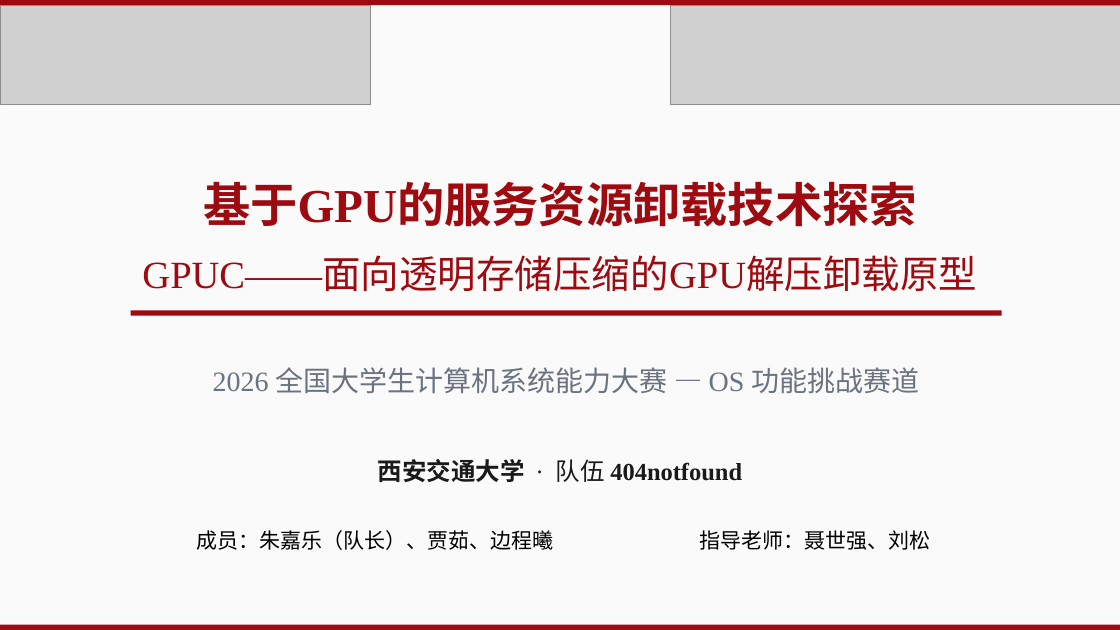
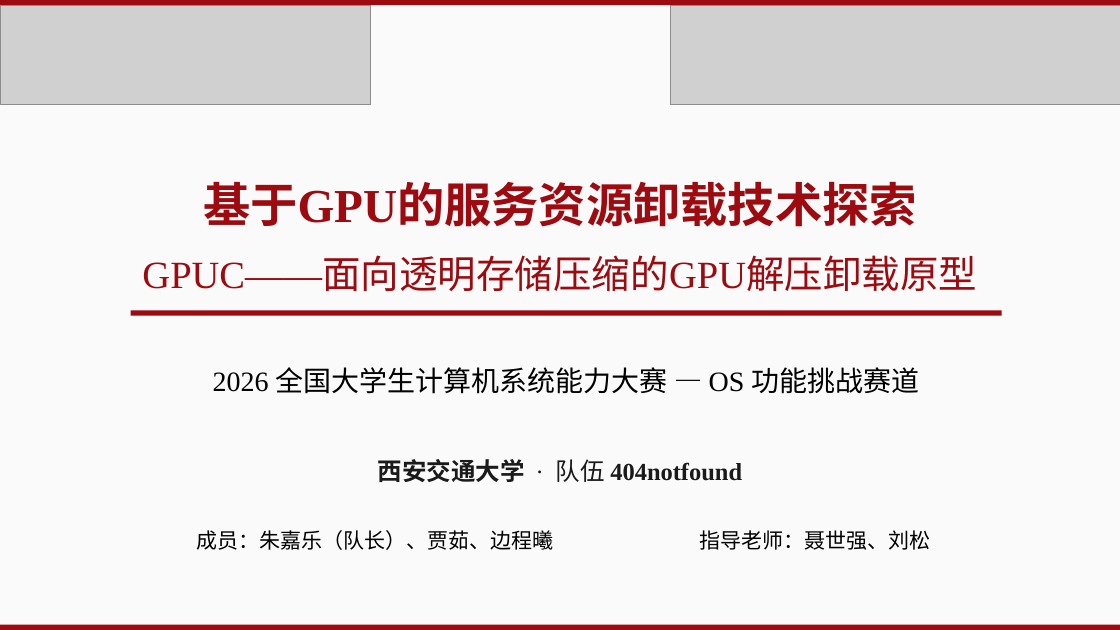
Before and after one commit to zhujiale520/GPUC, a slide deck: slide 1 of ppt/GPUC 项目答辩 — 基于 GPU 的透明存储压缩卸载系统.pptx. Drawn at 1120x630 pixels with LibreOffice and Linux fonts; fonts in the diff are those of the drawing; grey boxes stand for pictures. Boxes give left, top, right and bottom in pixels: in the first picture for what was removed or moved away, otherwise in the second. Text is boxed around its words. In the diff, an @@ line names an element or a change of style, - is before the commit and + after.

```diff
--- a/ppt/GPUC 项目答辩 — 基于 GPU 的透明存储压缩卸载系统.pptx
+++ b/ppt/GPUC 项目答辩 — 基于 GPU 的透明存储压缩卸载系统.pptx
@@ text "2026 全国大学生计算机系统能力大赛 — OS 功能挑战赛道" at (x1=213, y1=367, x2=920, y2=394): text colour #6B7280 to #000000 @@
```
Also in this commit, not shown: 17 other slides changed, 2 other files.
